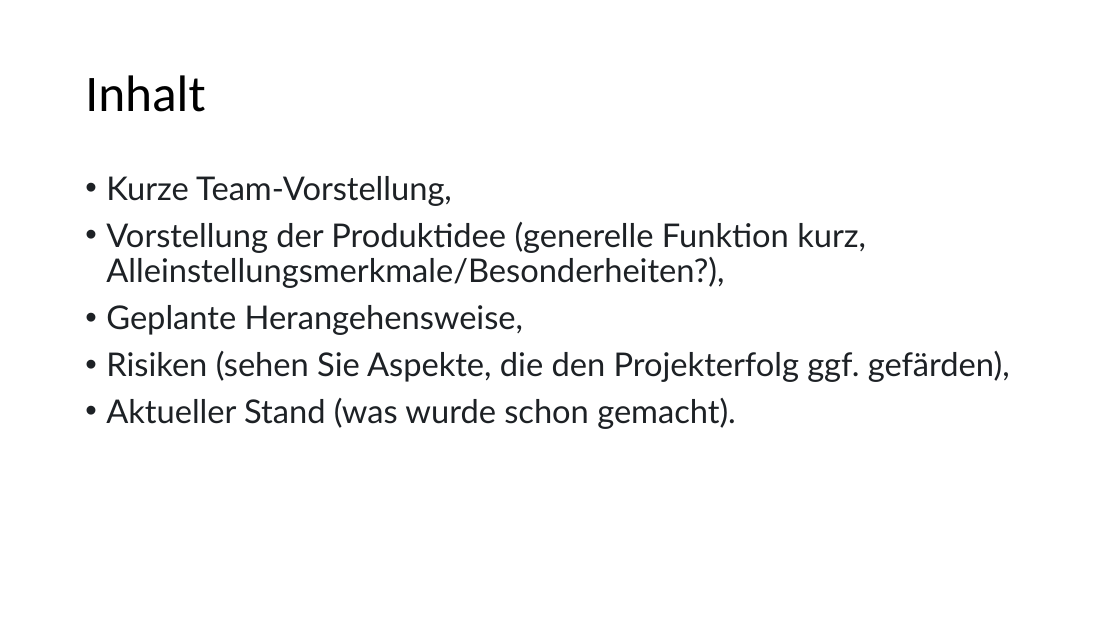
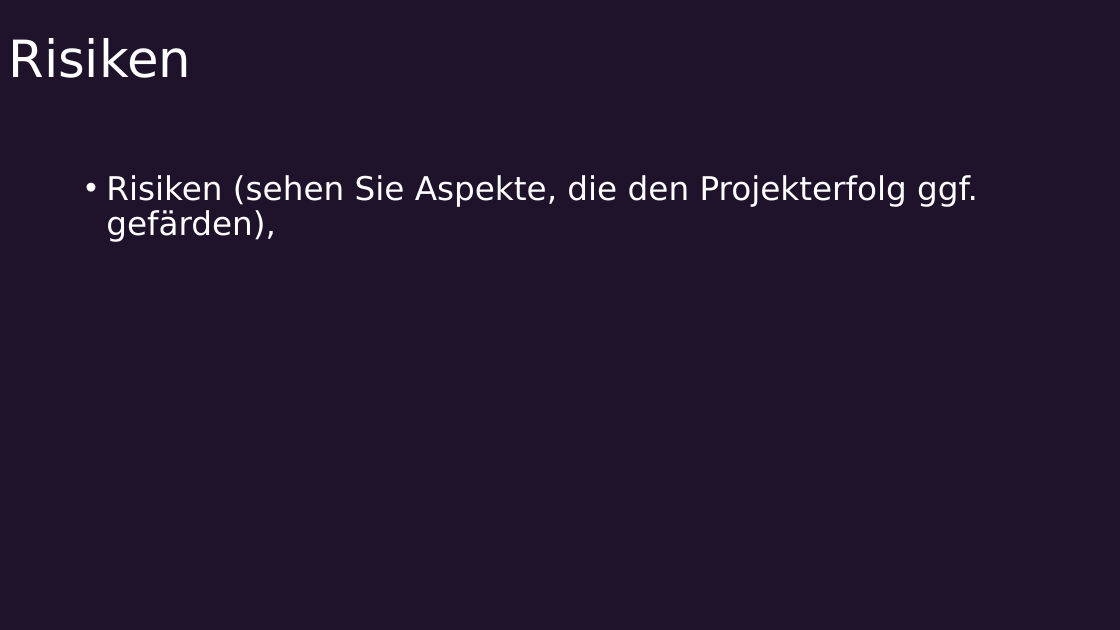
Before and after one commit to LmaoPewPew/DNAIG, a slide deck: slide 10 of praesantationen/Teampraesentation.pptx (slide 2 before the commit). Drawn at 1120x630 pixels with LibreOffice and Linux fonts; fonts in the diff are those of the drawing. Boxes give left, top, right and bottom in pixels: in the first picture for what was removed or moved away, otherwise in the second. Text is boxed around its words. In the diff, an @@ line names an element or a change of style, - is before the commit and + after.

Commit message:
Update Präsentation

```diff
--- a/praesantationen/Teampraesentation.pptx
+++ b/praesantationen/Teampraesentation.pptx
@@ background #FFFFFF to #1E132B @@
@@ title added at (8, 38, 191, 78), 44 pt, text #FFFFFF @@
+Risiken
@@ title removed at (85, 75, 205, 112) @@
-Inhalt
@@ text "Risiken (sehen Sie Aspekte, die ..." at (106, 175, 978, 242): font Lato to DejaVu Sans, text colour #1D2125 to #FFFFFF @@
@@ text at (106, 176, 866, 335): paragraphs removed @@
-• Kurze Team-Vorstellung,
-• Vorstellung der Produktidee (generelle Funktion kurz, Alleinstellungsmerkmale/Besonderheiten?),
-• Geplante Herangehensweise,
@@ text at (106, 398, 736, 429): paragraph removed @@
-• Aktueller Stand (was wurde schon gemacht).
```
Also in this commit, not shown: 6 other slides changed, 5 slides added, 1 slide removed.
